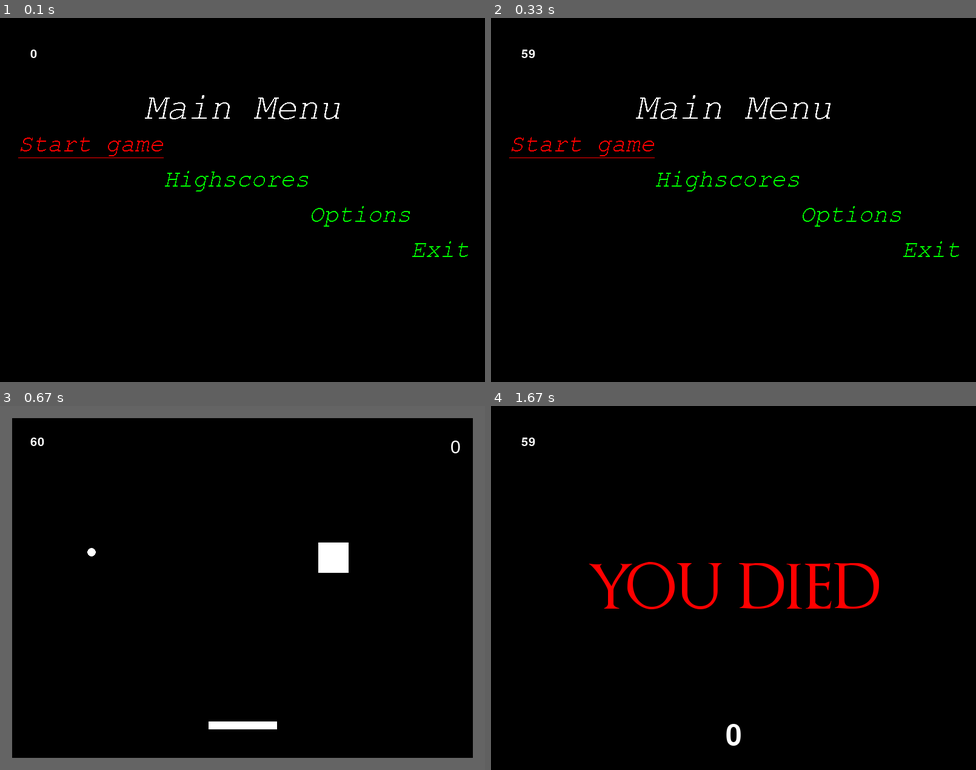
Above: before the commit, frames 1-4 (two rows, left to right).
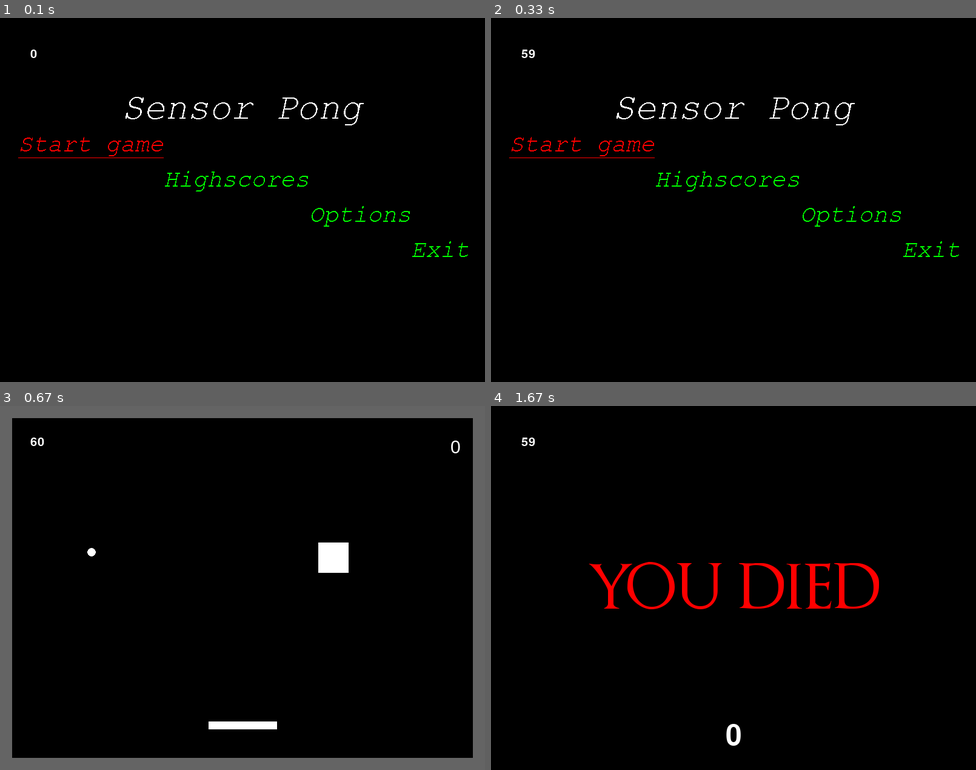
Above: after the commit, the same moments.

Repository: Gibson223/mod-5
Game: pygame game, started from py/main.py
Same seed, same stepped clock (60 frames per second), same inputs: the game is played once before the commit and once after it.
Inputs:
- Up to frame 1 (0.1 s): no input
- Up to frame 2 (0.33 s): no input
- Up to frame 3 (0.67 s): tap Enter at 0.33 s
- Up to frame 4 (1.67 s): hold Right 0.67-1.13 s; hold D 0.67-1.13 s; hold Right 1.17-1.63 s; hold D 1.17-1.63 s

The runs differ from the first frame. In frame 1, 0.6% of the frame differs, in the area x 25-75%, y 21-30%; in frame 2, 0.6%; in frame 3, nothing differs; in frame 4, nothing differs.

Commit message:
Make main menu display Sensor Pong

Diff:
--- a/py/main.py
+++ b/py/main.py
@@ -465,7 +465,7 @@
         self.highlight = pygame.font.Font(constants.fonts['Courier New'], 40, bold=True)
         self.highlight.set_underline(True)
 
-        self.mainmenu = self.highField('Main Menu', self, self.mainFont)
+        self.mainmenu = self.highField(constants.GAME_NAME, self, self.mainFont)
         self.startgamemenu = self.highField(self.texts[0], self, self.highlight)
         self.highscoremenu = self.highField(self.texts[1], self, self.subFont)
         self.optionsmenu = self.highField(self.texts[2], self, self.subFont)
